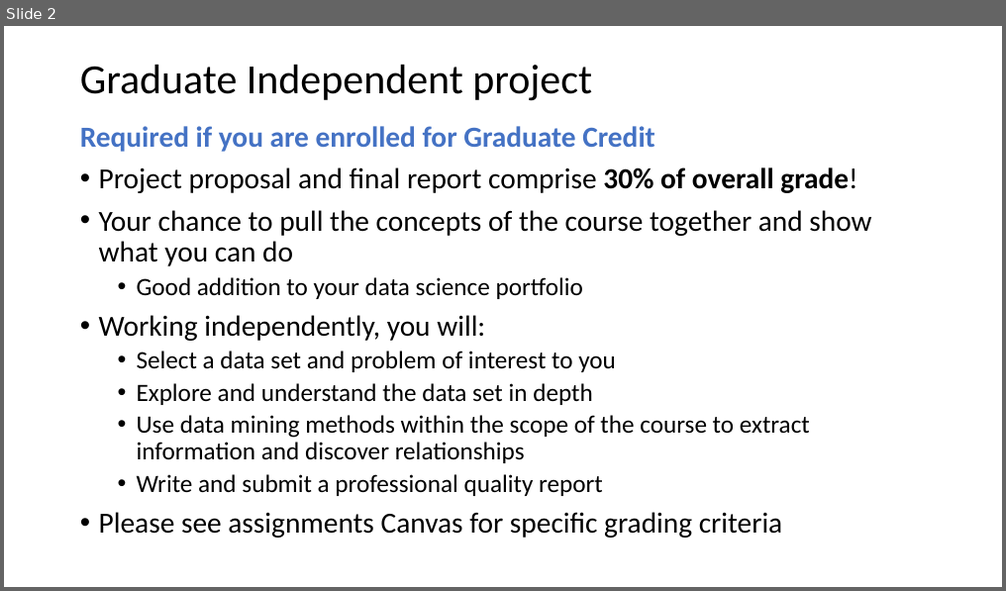
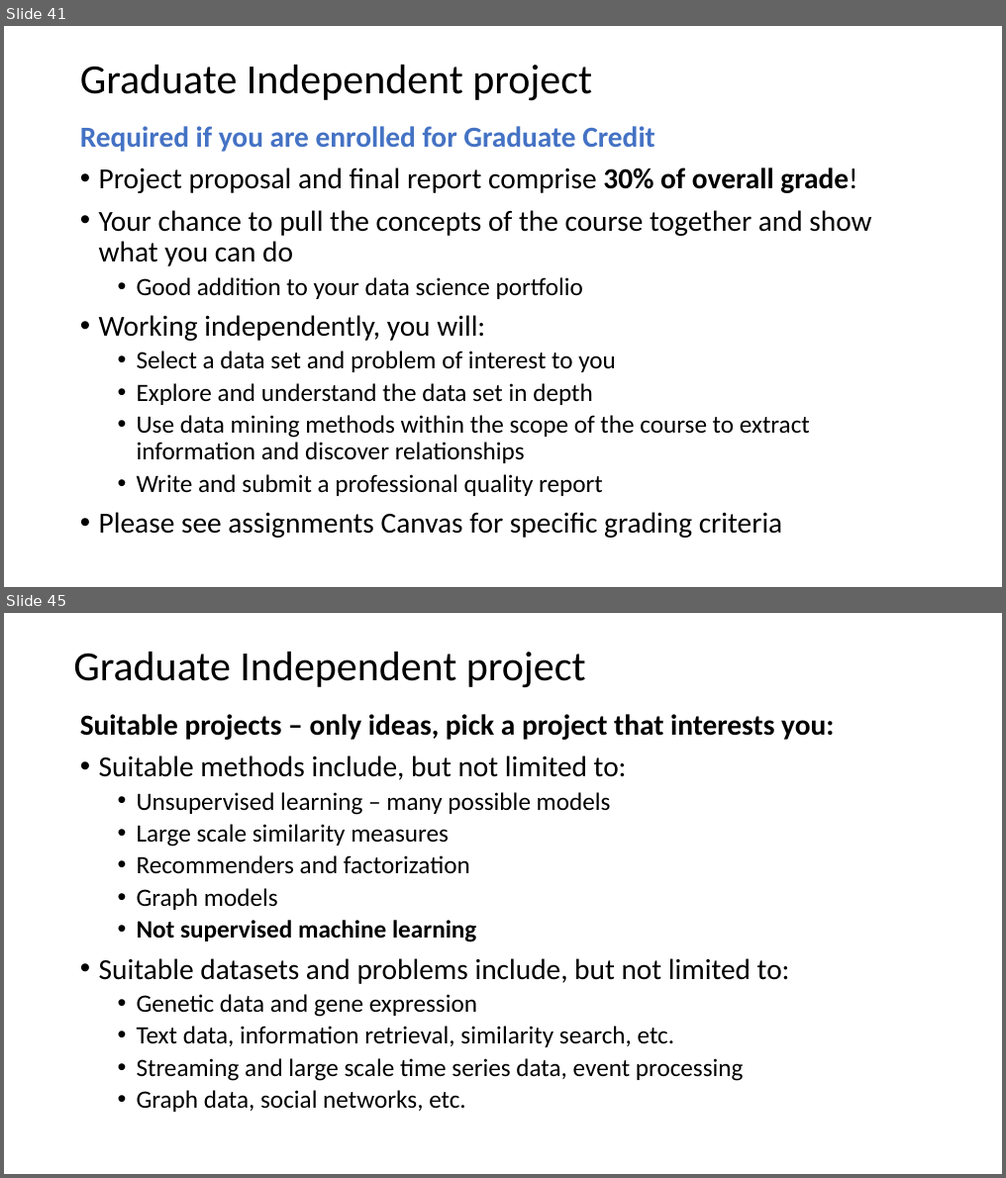
Before and after one commit to StephenElston/CSCI-E-108, a slide deck: slides/2_BigDataComputing.pptx. Shown one above the other, each under a label of ours: slide 2 before the commit, slides 41 and 45 after it; the slides between them are not shown. The pictures are 1006x591 and 1006x1178 pixels, drawn with LibreOffice and Linux fonts; fonts in the diff are those of the drawing. Boxes give left, top, right and bottom in pixels: in the first picture for what was removed or moved away, otherwise in the second. Text is boxed around its words. In the diff, an @@ line names an element or a change of style, - is before the commit and + after.

```diff
--- a/slides/2_BigDataComputing.pptx
+++ b/slides/2_BigDataComputing.pptx
@@ slide 45 added at bbox=[4, 613, 1002, 1174], background #FFFFFF @@
@@ title added at bbox=[73, 652, 586, 688], 40 pt, text #000000 @@
+Graduate Independent project
@@ text added at bbox=[80, 714, 834, 1112], 24 pt, text #000000 @@
+Suitable projects – only ideas, pick a project that interests you:
+• Suitable methods include, but not limited to:
+  • Unsupervised learning – many possible models
+  • Large scale similarity measures
+  • Recommenders and factorization
+  • Graph models
+  • Not supervised machine learning
+• Suitable datasets and problems include, but not limited to:
+  • Genetic data and gene expression
+  • Text data, information retrieval, similarity search, etc.
+  • Streaming and large scale time series data, event processing
+  • Graph data, social networks, etc.
@@ what was slide 2 is now slide 41 @@
```
Also in this commit, not shown: 6 slides changed, 1 other file.
